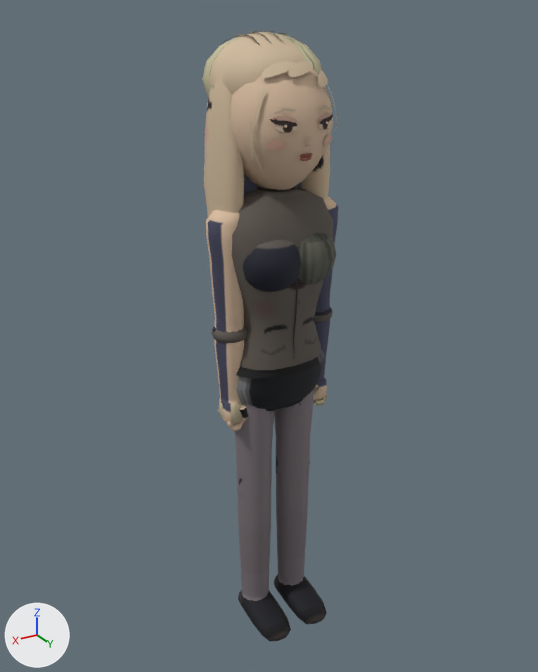
Renders of the glTF model assets/models/risa_a.glb from each side of a commit.
Rendered twice from a 50 mm lens placed at (1.116, 1.83, 1.967), pointed at (-0.01, -0.048, 1.028). Every picture has the same lights, and +X, +Y and +Z are marked at lower left. The picture after the commit comes second. Vertices at exactly the same position are counted once.

The scene before the commit, as lines of its bpy script (objects in view):
```python
me_mesh_0 = bpy.data.meshes.new('Mesh_0')
me_mesh_0.from_pydata(...)  # 5672 vertices, 10240 faces; spans x -0.22..0.22, y -0.23..0.19, z -0.01..1.93
me_mesh_0.materials.append(mat_material_0)
ob_body = bpy.data.objects.new('Body', me_mesh_0)
ob_body.location = (0.0, 0.0, 0.0)
```
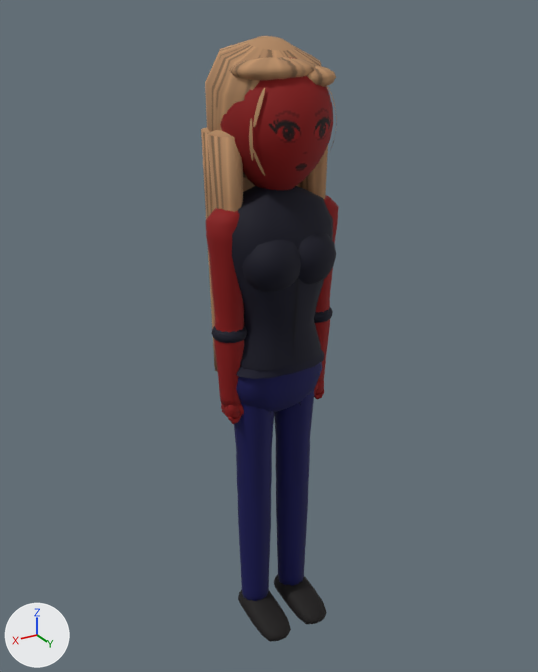
Where the change shows, as pixel boxes [x1, y1, x2, y2] in the pictures (538 x 672 px; the box of a moved part takes in the faces that stretch with it):
```json
{"object": "Body", "change": "reshaped", "before": [202, 30, 339, 642], "after": [201, 36, 339, 642]}
{"part": 1, "of": "me_mesh_0", "change": "deleted", "before": [270, 112, 333, 161]}
{"part": 2, "of": "me_mesh_0", "change": "moved or reshaped", "before": [202, 30, 333, 459], "after": [201, 36, 336, 459]}
{"part": 3, "of": "me_mesh_0", "change": "recoloured", "before": [206, 88, 339, 642], "after": [206, 88, 339, 642], "on screen": "darker"}
```

Scene script edits in JSON lines:
```json
{"block": "me_mesh_0", "where": "# used by ob_body; location = (0.0, 0.0, 0.0)"}
{"op": "remove", "block": "me_mesh_0", "code": "me_mesh_0.from_pydata(...)  # 5672 vertices, 10240 faces; spans x -0.22..0.22, y -0.23..0.19, z -0.01..1.93"}
{"op": "add", "block": "me_mesh_0", "code": "me_mesh_0.from_pydata(...)  # 4228 vertices, 7984 faces; spans x -0.22..0.22, y -0.2..0.19, z -0.01..1.92"}
{"block": "me_mesh_0", "change": "me_mesh_0 part 1: 26 loose pieces with 1118 vertices, spanning x -0.1..0.1, y 0.14..0.17, z 1.61..1.73, are deleted"}
{"block": "me_mesh_0", "change": "me_mesh_0 part 2: 157 vertices moved from x -0.19..0.19, y -0.13..0.16, z 0.78..1.87 to x -0.18..0.18, y -0.13..0.16, z 0.8..1.87; 1599 vertices removed from x -0.19..0.19, y -0.23..0.17, z 0.77..1.93; 1273 vertices added at x -0.18..0.18, y -0.2..0.16, z 0.8..1.92"}
{"block": "me_mesh_0", "change": "me_mesh_0 part 3: 4981 kept faces spanning x -0.22..0.22, y -0.13..0.19, z -0.01..1.8 get new vertex colours"}
```
